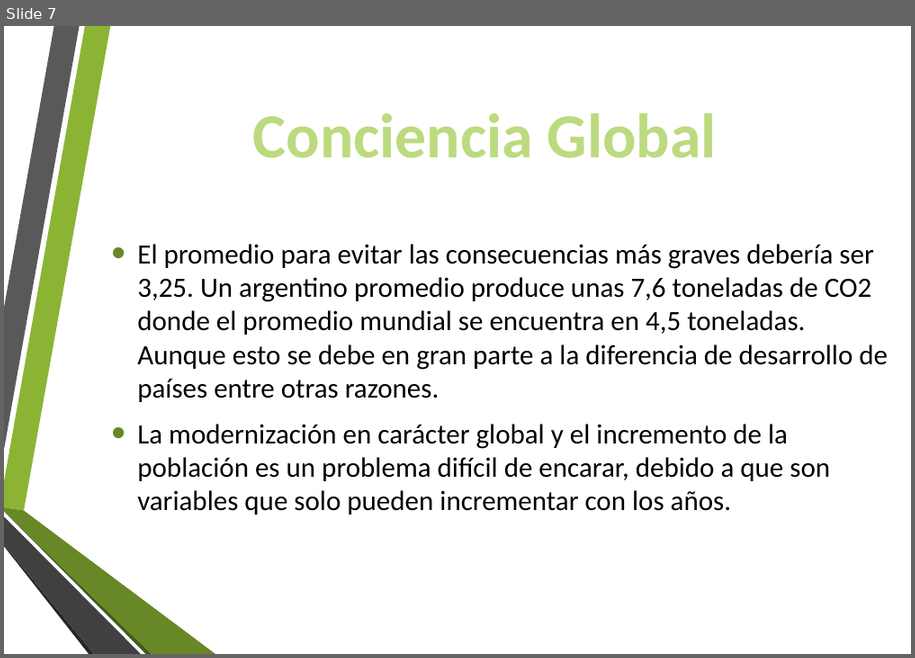
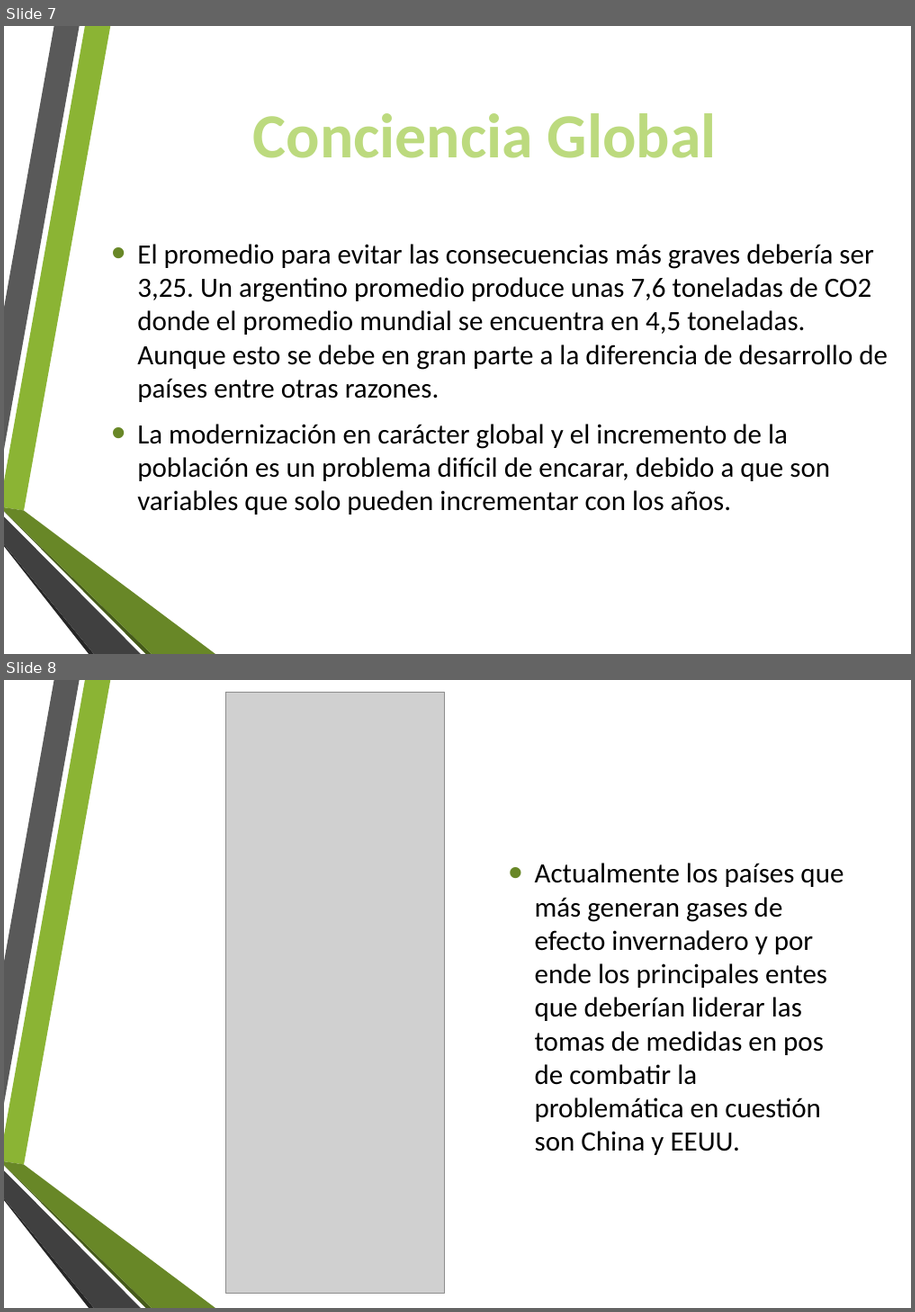
Before and after one commit to ArielMartino23/TP-Huella-de-Carbono, a slide deck: Huella de carbono.pptx. Shown one above the other, each under a label of ours: slide 7 before the commit, slides 7 and 8 after it. The pictures are 915x658 and 915x1312 pixels, drawn with LibreOffice and Linux fonts; fonts in the diff are those of the drawing; grey boxes stand for pictures. Boxes give left, top, right and bottom in pixels: in the first picture for what was removed or moved away, otherwise in the second. Text is boxed around its words. In the diff, an @@ line names an element or a change of style, - is before the commit and + after.

```diff
--- a/Huella de carbono.pptx
+++ b/Huella de carbono.pptx
@@ slide 8 added at [4,680,911,1308], background #FFFFFF; not listed: 6 template elements that a slide beside it also shows @@
@@ picture added at [226,693,445,1293] @@
@@ text added at [535,863,844,1155], 24 pt, text #000000 @@
+• Actualmente los países que más generan gases de efecto invernadero y por ende los principales entes que deberían liderar las tomas de medidas en pos de combatir la problemática en cuestión son China y EEUU.
```
Also in this commit, not shown: 2 other slides added.
